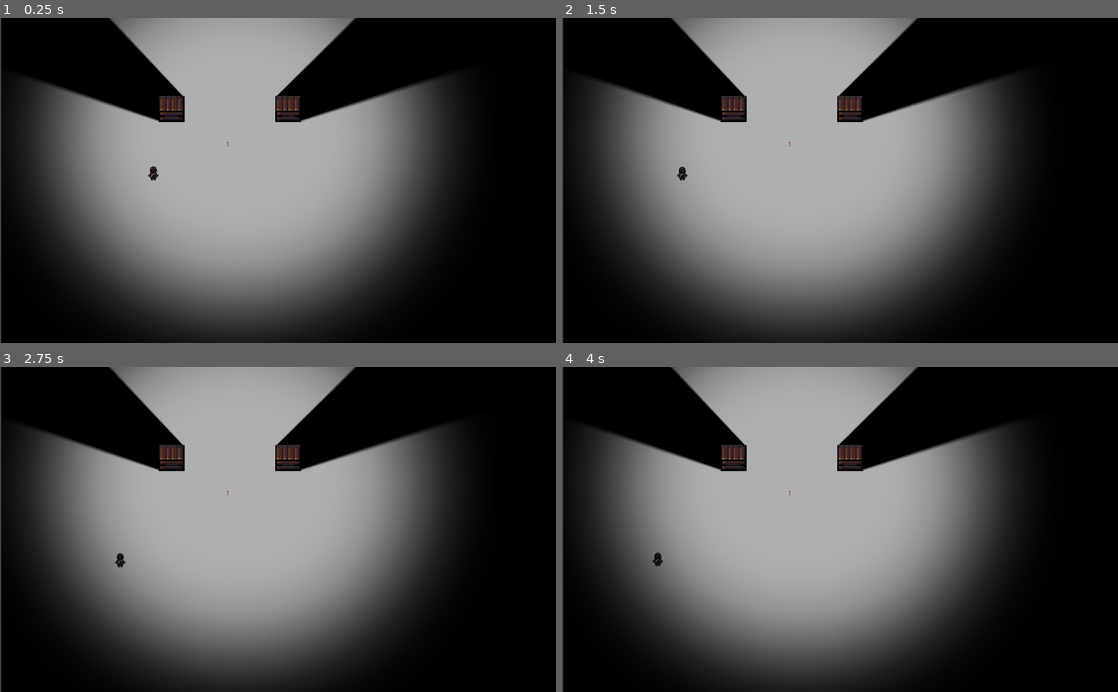
Above: before the commit, frames 1-4 (two rows, left to right).
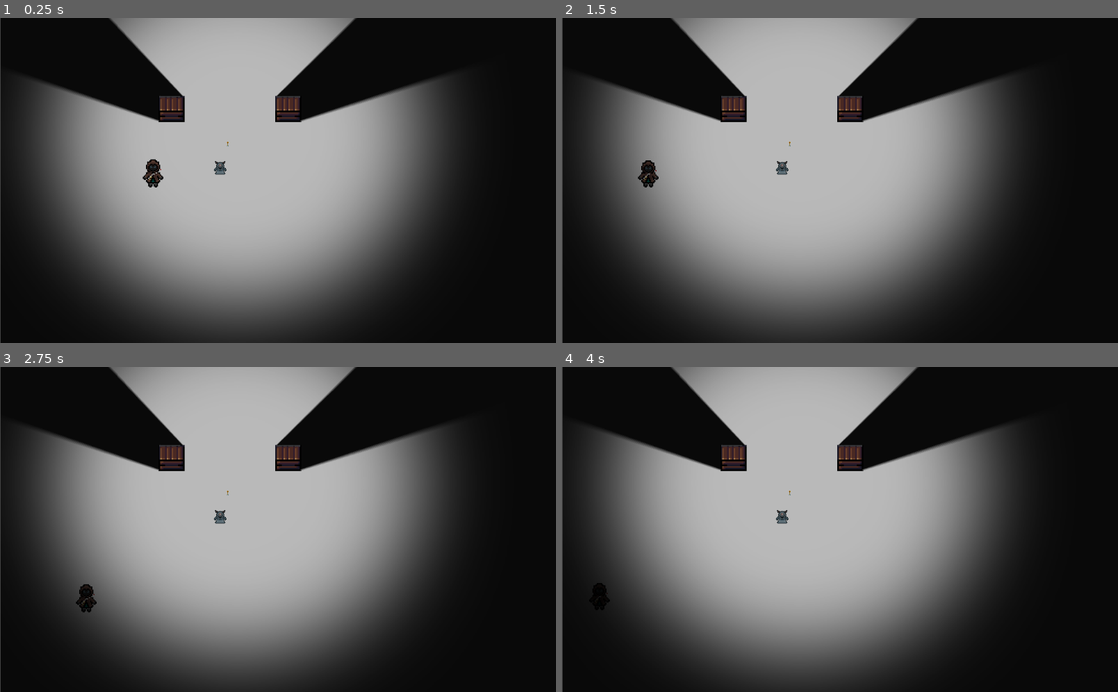
Above: after the commit, the same moments.

Repository: Andresnotch/One-Light-Arrow
Game: Godot game, scene res://Scenes/Test Map.tscn
Same seed, same stepped clock (60 frames per second), same inputs: the game is played once before the commit and once after it.
Inputs:
- Up to frame 1 (0.25 s): no input
- Up to frame 2 (1.5 s): hold A (a) 0.53-1.28 s; tap D (d) at 0.8, 1.35 s
- Up to frame 3 (2.75 s): tap S (s) at 1.55 s; hold S (s) from 2.03 s (still down); tap W (w) at 2.3 s
- Up to frame 4 (4 s): release S (s) at 2.78 s; tap W (w) at 2.85 s; tap A (a) at 3.05 s; tap Enter at 3.5 s; hold A (a) from 3.53 s (still down); tap D (d) at 3.8 s

The runs differ from the first frame. In frame 1, 0.4% of the frame differs, in the area x 0-41%, y 0-100%; in frame 2, 0.5%; in frame 3, 0.4%; in frame 4, 0.3%.

Commit message:
+ Added Gloom Enemy + Added Gloom Idle Front Animation

Diff:
--- /dev/null
+++ b/Scenes/Enemies/Gloom.tscn
@@ -0,0 +1,37 @@
+[gd_scene load_steps=7 format=2]
+
+[ext_resource path="res://Sprites/Animations/Enemies/Gloom/Idle/Front/Gloom_Front1.png" type="Texture" id=1]
+[ext_resource path="res://Sprites/Animations/Enemies/Gloom/Idle/Front/Gloom_Front3.png" type="Texture" id=2]
+[ext_resource path="res://Sprites/Animations/Enemies/Gloom/Idle/Front/Gloom_Front4.png" type="Texture" id=3]
+[ext_resource path="res://Sprites/Animations/Enemies/Gloom/Idle/Front/Gloom_Front2.png" type="Texture" id=4]
+
+[sub_resource type="SpriteFrames" id=1]
+animations = [ {
+"frames": [  ],
+"loop": true,
+"name": "default",
+"speed": 5.0
+}, {
+"frames": [ ExtResource( 1 ), ExtResource( 4 ), ExtResource( 2 ), ExtResource( 3 ), ExtResource( 2 ), ExtResource( 4 ) ],
+"loop": true,
+"name": "IdleFront",
+"speed": 5.0
+} ]
+
+[sub_resource type="RectangleShape2D" id=2]
+extents = Vector2( 7.96306, 5.69187 )
+
+[node name="Node2D" type="KinematicBody2D"]
+
+[node name="AnimatedSprite" type="AnimatedSprite" parent="."]
+position = Vector2( 1.46196, -1.92363 )
+frames = SubResource( 1 )
+animation = "IdleFront"
+frame = 4
+playing = true
+
+[node name="CollisionShape2D" type="CollisionShape2D" parent="."]
+position = Vector2( 0, 6.91038 )
+shape = SubResource( 2 )
+
+[node name="Navigation2D" type="Navigation2D" parent="."]
--- a/Scenes/Player/Player.tscn
+++ b/Scenes/Player/Player.tscn
@@ -53,4 +53,7 @@
 texture_scale = 1.44
 energy = 0.83
 shadow_enabled = true
+shadow_color = Color( 1, 1, 1, 0 )
+shadow_filter = 3
+shadow_filter_smooth = 3.5
 [connection signal="area_entered" from="Area2D" to="." method="_on_Area2D_area_entered"]
--- a/Scenes/Test Map.tscn
+++ b/Scenes/Test Map.tscn
@@ -1,8 +1,9 @@
-[gd_scene load_steps=6 format=2]
+[gd_scene load_steps=7 format=2]
 
 [ext_resource path="res://Scenes/Player/Arrow.tscn" type="PackedScene" id=1]
 [ext_resource path="res://Scenes/Box.tscn" type="PackedScene" id=2]
 [ext_resource path="res://Scenes/Player/Player.tscn" type="PackedScene" id=3]
+[ext_resource path="res://Scenes/Enemies/Gloom.tscn" type="PackedScene" id=4]
 
 [sub_resource type="Gradient" id=1]
 offsets = PoolRealArray( 0.502994 )
@@ -14,7 +15,7 @@
 [node name="Mapa" type="Node2D"]
 
 [node name="CanvasModulate" type="CanvasModulate" parent="."]
-color = Color( 0, 0, 0, 1 )
+color = Color( 0.0392157, 0.0392157, 0.0392157, 1 )
 
 [node name="Entidades" type="YSort" parent="."]
 position = Vector2( -1, 0 )
@@ -31,8 +32,12 @@
 
 [node name="Player" parent="Entidades" instance=ExtResource( 3 )]
 position = Vector2( 284.193, 286.64 )
+scale = Vector2( 2, 2 )
+
+[node name="Node2D" parent="Entidades" instance=ExtResource( 4 )]
+position = Vector2( 407.001, 276.001 )
 
 [node name="Sprite" type="Sprite" parent="."]
-position = Vector2( 514, 300 )
+position = Vector2( 513.46, 300 )
 scale = Vector2( 0.5, 600 )
 texture = SubResource( 2 )
--- a/Scripts/Player.gd
+++ b/Scripts/Player.gd
@@ -1,7 +1,7 @@
 extends KinematicBody2D
 
 # Member variables
-const MOTION_SPEED = 100 # Pixels/second
+const MOTION_SPEED = 200 # Pixels/second
 
 
 func _physics_process(_delta):
Binary file added: Sprites/Animations/Enemies/Gloom/Idle/Front/Gloom_Front1.png
Not shown, added: Sprites/Animations/Enemies/Gloom/Idle/Front/Gloom_Front1.png.import
Binary file added: Sprites/Animations/Enemies/Gloom/Idle/Front/Gloom_Front2.png
Not shown, added: Sprites/Animations/Enemies/Gloom/Idle/Front/Gloom_Front2.png.import
Binary file added: Sprites/Animations/Enemies/Gloom/Idle/Front/Gloom_Front3.png
Not shown, added: Sprites/Animations/Enemies/Gloom/Idle/Front/Gloom_Front3.png.import
Binary file added: Sprites/Animations/Enemies/Gloom/Idle/Front/Gloom_Front4.png
Not shown, added: Sprites/Animations/Enemies/Gloom/Idle/Front/Gloom_Front4.png.import
